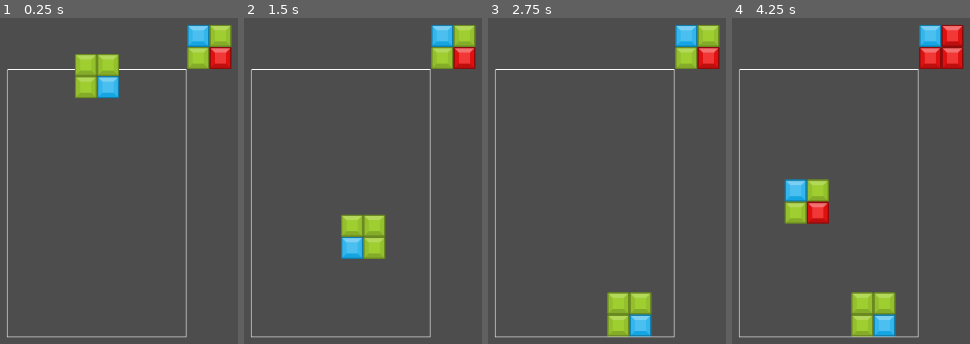
Above: before the commit, frames 1-4 (left to right).
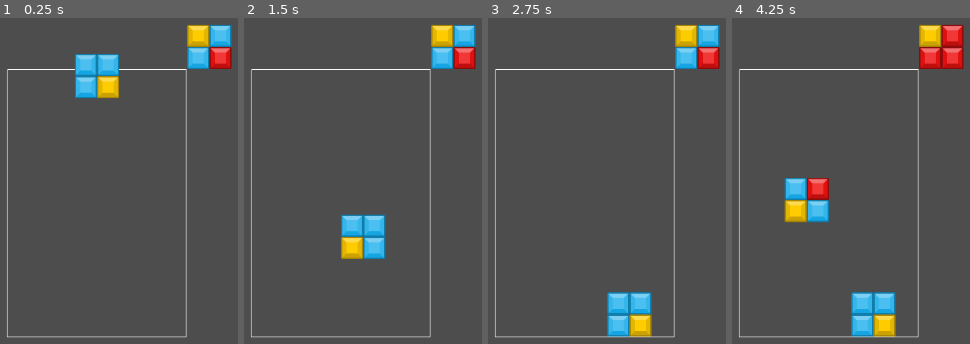
Above: after the commit, the same moments.

Repository: CosecantX/Looper
Game: Godot game, scene res://Scenes/game.tscn
Two runs of this game, one before a commit and one after it. Both use one fixed random seed, a clock stepped at 60 frames per second and the inputs below.
Inputs:
- Up to frame 1 (0.25 s): no input
- Up to frame 2 (1.5 s): hold Right (ui_right) 0.53-1.28 s; tap Z (rotate_ccw) at 0.6 s; tap X (rotate_cw) at 0.8, 1.35 s; hold Down (ui_down) from 1.28 s (still down)
- Up to frame 3 (2.75 s): tap Z (rotate_ccw) at 1.55, 2.1 s; release Down (ui_down) at 2.03 s; hold Right (ui_right) from 2.03 s (still down); tap X (rotate_cw) at 2.3 s
- Up to frame 4 (4.25 s): tap Enter at 2.75 s; tap X (rotate_cw) at 2.85, 3.8 s; tap Z (rotate_ccw) at 3.05, 3.6 s; release Right (ui_right) at 3.53 s; hold Left (ui_left) from 3.53 s (still down)

The runs differ from the first frame. In frame 1, 4.4% of the frame differs, in the area x 31-98%, y 2-25%; in frame 2, 4.5%; in frame 3, 4.5%; in frame 4, 5.5%, in the area x 21-89%, y 2-98%.

Commit message:
Got hanging blocks to fall, added state system

Diff:
--- a/Scenes/Blocks/block.gd
+++ b/Scenes/Blocks/block.gd
@@ -4,3 +4,5 @@
 enum COLORS {RED, GREEN, BLUE, YELLOW}
 
 @export var color : COLORS
+
+var pos : Vector2
--- a/Scenes/Board/board.gd
+++ b/Scenes/Board/board.gd
@@ -18,6 +18,10 @@
 # Node that holds the next clump
 @onready var next_clump_position = $"Next Clump"
 
+# States the game board can be in
+enum states {CLUMP_FALLING, BLOCKS_FALLING}
+# Current state
+var state : int = states.CLUMP_FALLING
 # Stores the dropped blocks, from left to right, top to bottom in that order
 var board : Array
 # Stores the four dropping blocks
@@ -26,6 +30,10 @@
 var next_clump : Array
 # Stores the position of the clump
 var clump_position : Vector2
+# Stores the falling blocks
+var falling_blocks : Array[Block]
+# Stores the blocks to erase from falling blocks array
+var blocks_to_erase : Array[Block]
 # Fall speed for clump
 var fall_speed : float = initial_fall_speed
 
@@ -35,24 +43,33 @@
 	initialize_clump()
 
 func _process(delta: float) -> void:
-	# Process rotation input
-	if Input.is_action_just_pressed("rotate_ccw"):
-		rotate_CCW()
-	if Input.is_action_just_pressed("rotate_cw"):
-		rotate_CW()
-	# Process movement input
-	var movement = Vector2.DOWN
-	if Input.is_action_just_pressed("ui_left"):
-		movement += Vector2.LEFT
-	if Input.is_action_just_pressed("ui_right"):
-		movement += Vector2.RIGHT
-	move_clump(movement, delta)
+	# Process inputs if the current state is CLUMP_FALLING
+	if state == states.CLUMP_FALLING:
+		# Process rotation input
+		if Input.is_action_just_pressed("rotate_ccw"):
+			rotate_CCW()
+		if Input.is_action_just_pressed("rotate_cw"):
+			rotate_CW()
+		# Process movement input
+		var movement = Vector2.DOWN
+		if Input.is_action_just_pressed("ui_left"):
+			movement += Vector2.LEFT
+		if Input.is_action_just_pressed("ui_right"):
+			movement += Vector2.RIGHT
+		move_clump(movement, delta)
+	# Make blocks fall if current state is BLOCKS_FALLING
+	if state == states.BLOCKS_FALLING:
+		if falling_blocks:
+			drop_blocks(delta)
+		else:
+			state = states.CLUMP_FALLING
 
 func _draw() -> void:
 	draw_board()
 	draw_border()
 	draw_clump()
 	draw_next_clump()
+	draw_falling_blocks()
 
 # Initializes the board to be empty, and of the proper length
 func initialize_board() -> void:
@@ -105,6 +122,13 @@
 	draw_texture(next_clump[1].texture, next_clump_position.position + Vector2(block_size.x, 0))
 	draw_texture(next_clump[2].texture, next_clump_position.position + Vector2(block_size.x, block_size.y))
 	draw_texture(next_clump[3].texture, next_clump_position.position + Vector2(0, block_size.y))
+
+# Draw any falling blocks
+func draw_falling_blocks() -> void:
+	if falling_blocks:
+		for block in falling_blocks:
+			draw_texture(block.texture, Vector2(block.pos.x * block_size.x, block.pos.y * block_size.y))
+		queue_redraw()
 
 # Returns whether a block is present in the passed board position or not
 func get_if_board(board_position : Vector2i) -> bool:
@@ -161,13 +185,42 @@
 	clump_position = test_position
 	queue_redraw()
 
+# Set up blocks to fall
+func mark_blocks_to_drop() -> void:
+	for x in range(board_size.x - 1, -1, -1):
+		for y in range(board_size.y - 1, -1, -1):
+			if not get_if_board(Vector2i(x, y)):
+				for y2 in range(y - 1, -1, -1):
+					if get_if_board(Vector2i(x, y2)):
+						var block = get_board(Vector2i(x, y2))
+						board[x + (y2 * board_size.x)] = null
+						block.pos = Vector2(x, y2)
+						falling_blocks.append(block)
+
+# Drop down single blocks
+func drop_blocks(delta : float) -> void:
+	for block in falling_blocks:
+		var test_position = block.pos
+		test_position.y = block.pos.y + (fall_speed * fall_speed_multiplier * delta)
+		if get_if_board(Vector2i(floori(test_position.x), ceili(test_position.y))):
+			test_position.y = ceili(block.pos.y)
+			set_board(Vector2i(block.pos.x, ceili(block.pos.y)), block)
+			blocks_to_erase.append(block)
+		# Finish movement
+		block.pos = test_position
+	for block in blocks_to_erase:
+		falling_blocks.erase(block)
+	queue_redraw()
+
 # Transfer the blocks from the clump to the board
 func transfer_clump_blocks() -> void:
+	state = states.BLOCKS_FALLING
 	set_board(clump_position, clump[0])
 	set_board(clump_position + Vector2(1,0), clump[1])
 	set_board(clump_position + Vector2(1,1), clump[2])
 	set_board(clump_position + Vector2(0,1), clump[3])
 	reset_clump()
+	mark_blocks_to_drop()
 
 # Rotate clump clockwise
 func rotate_CW() -> void:
@@ -188,19 +241,6 @@
 		clump.append(blocks[counter % 4])
 		counter += 1
 
-# Check for hanging blocks and drop them
-#func check_for_hanging_blocks():
-#	for x in range(board_size.x):
-#		for y in range(board_size.y - 1, -1, -1):
-#			if not get_if_board(Vector2i(x, y)):
-#				var bottom_empty = Vector2i(x, y)
-#				for y2 in range(y - 1, -1, -1):
-#					if get_if_board(x, y2):
-#						var tween = create_tween()
-#						tween.tween_property()
-
-
-
 # Increase the fall speed of the clump
 func increase_fall_speed() -> void:
 	fall_speed += fall_acceleration
--- a/Scenes/Board/board.tscn
+++ b/Scenes/Board/board.tscn
@@ -2,12 +2,12 @@
 
 [ext_resource type="Script" path="res://Scenes/Board/board.gd" id="1_bra8i"]
 [ext_resource type="PackedScene" uid="uid://cnbbl4cfwc5c7" path="res://Scenes/Blocks/red_block.tscn" id="2_ov624"]
-[ext_resource type="PackedScene" uid="uid://c21jexrdhn2u4" path="res://Scenes/Blocks/green_block.tscn" id="3_75npu"]
 [ext_resource type="PackedScene" uid="uid://imbgy13xlrrs" path="res://Scenes/Blocks/blue_block.tscn" id="4_6040b"]
+[ext_resource type="PackedScene" uid="uid://hjpcd3voi1ft" path="res://Scenes/Blocks/yellow_block.tscn" id="4_kdrfb"]
 
 [node name="Board" type="Node2D"]
 script = ExtResource("1_bra8i")
-block_scenes = Array[PackedScene]([ExtResource("2_ov624"), ExtResource("3_75npu"), ExtResource("4_6040b")])
+block_scenes = Array[PackedScene]([ExtResource("2_ov624"), ExtResource("4_6040b"), ExtResource("4_kdrfb")])
 
 [node name="Grace Timer" type="Timer" parent="."]
 one_shot = true
--- a/Scenes/game.tscn
+++ b/Scenes/game.tscn
@@ -6,3 +6,8 @@
 
 [node name="Board" parent="." instance=ExtResource("1_82qgw")]
 position = Vector2(32, 96)
+board_size = Vector2(8, 12)
+block_size = Vector2(32, 32)
+initial_fall_speed = 5.0
+fall_acceleration = 1.0
+fall_speed_multiplier = 2.0
--- /dev/null
+++ b/test.gd
@@ -0,0 +1,8 @@
+extends Node2D
+
+func _ready():
+	var sprite = Sprite2D.new()
+	sprite.texture = preload("res://Assets/element_red_square.png")
+	self.add_child(sprite)
+	var tween = create_tween()
+	tween.tween_property(sprite, "position", Vector2(100,100), 1)
--- /dev/null
+++ b/test.tscn
@@ -0,0 +1,6 @@
+[gd_scene load_steps=2 format=3 uid="uid://bkihits7qu8cf"]
+
+[ext_resource type="Script" path="res://test.gd" id="1_gwejm"]
+
+[node name="test" type="Node2D"]
+script = ExtResource("1_gwejm")
